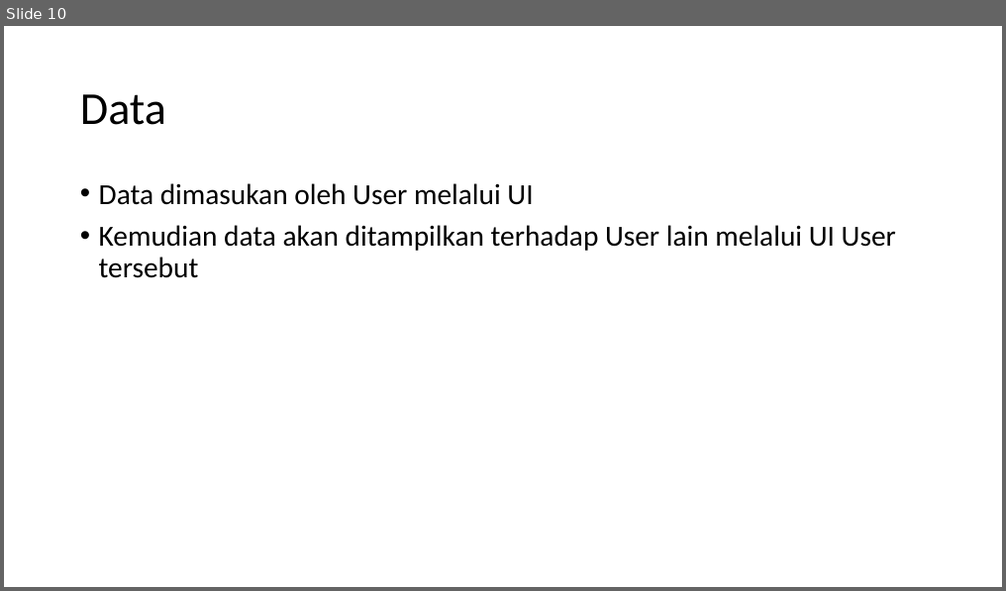
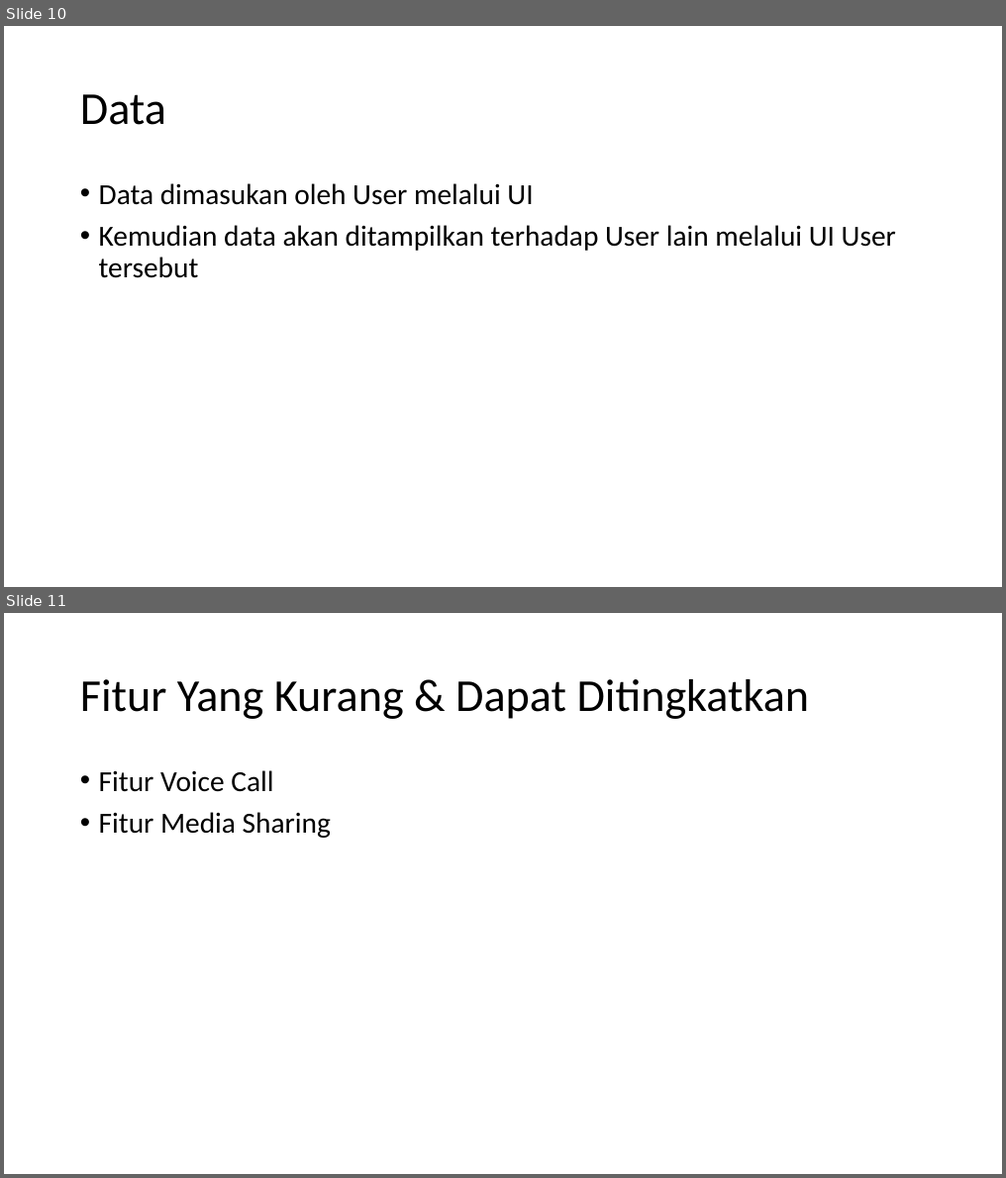
Before and after one commit to F4ckTheJ0b/HCI-2023, a slide deck: Aplikasi Binus Chatting.pptx. Shown one above the other, each under a label of ours: slide 10 before the commit, slides 10 and 11 after it. The pictures are 1006x591 and 1006x1178 pixels, drawn with LibreOffice and Linux fonts; fonts in the diff are those of the drawing. Boxes give left, top, right and bottom in pixels: in the first picture for what was removed or moved away, otherwise in the second. Text is boxed around its words. In the diff, an @@ line names an element or a change of style, - is before the commit and + after.

```diff
--- a/Aplikasi Binus Chatting.pptx
+++ b/Aplikasi Binus Chatting.pptx
@@ slide 11 added at (x1=4, y1=613, x2=1002, y2=1174), background #FFFFFF @@
@@ title added at (x1=80, y1=679, x2=810, y2=719), 44 pt, text #000000 @@
+Fitur Yang Kurang & Dapat Ditingkatkan
@@ text added at (x1=99, y1=770, x2=331, y2=838), 28 pt, text #000000 @@
+• Fitur Voice Call
+• Fitur Media Sharing
```
Also in this commit, not shown: 8 slides changed, 1 other slide added, 1 slide removed.
